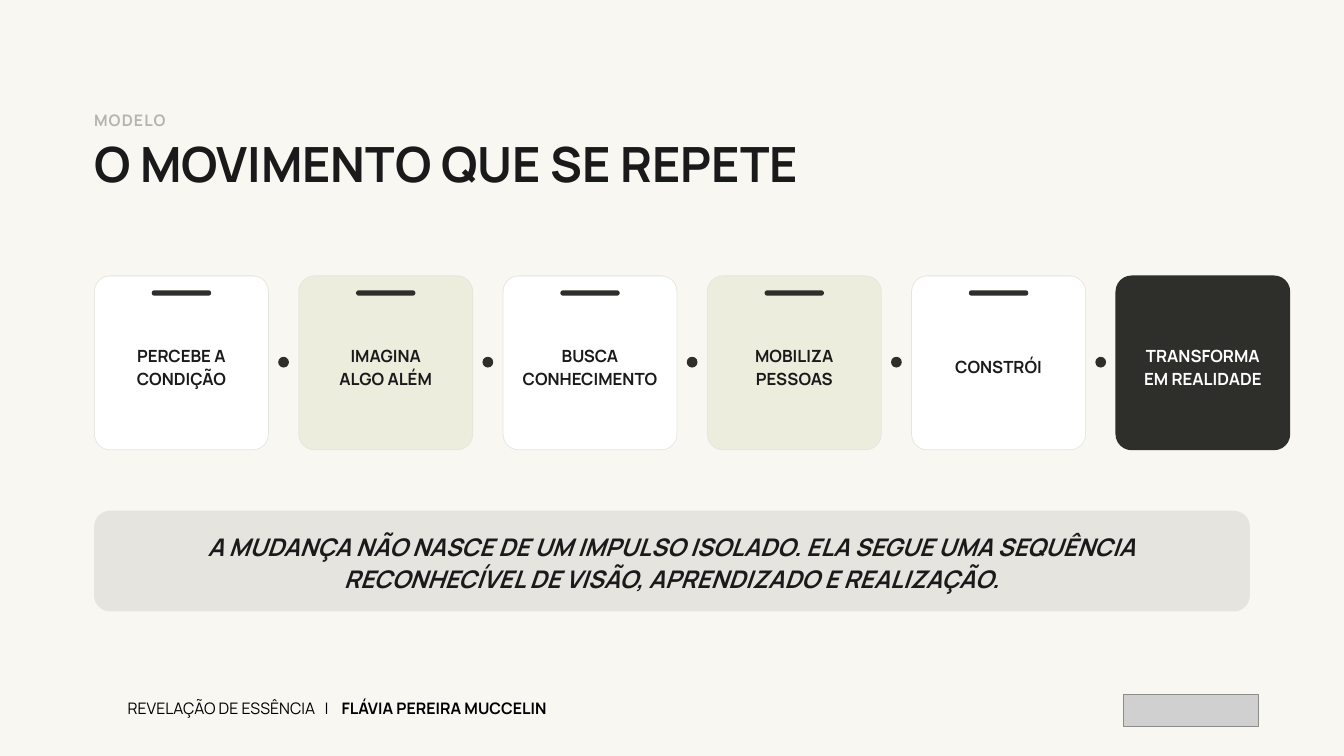
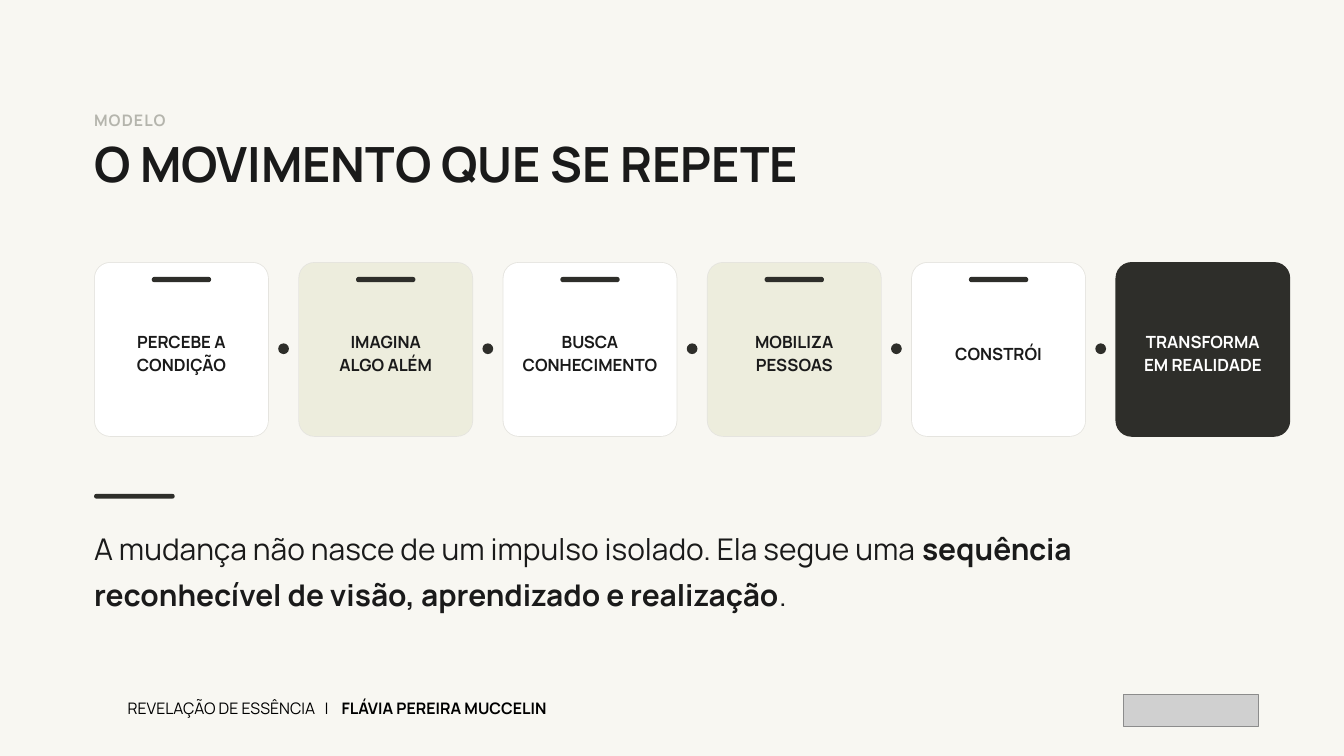
Before and after one commit to kellyalbertkabrand/Apresentacao_Revelacao_de_Essencia, a slide deck: slide 15 of Revelacao-de-Essencia-Flavia-Pereira-Muccelin.pptx (slide 11 before the commit). Drawn at 1344x756 pixels with LibreOffice and Linux fonts; fonts in the diff are those of the drawing; grey boxes stand for pictures. Boxes give left, top, right and bottom in pixels: in the first picture for what was removed or moved away, otherwise in the second. Text is boxed around its words. In the diff, an @@ line names an element or a change of style, - is before the commit and + after.

```diff
--- a/Revelacao-de-Essencia-Flavia-Pereira-Muccelin.pptx
+++ b/Revelacao-de-Essencia-Flavia-Pereira-Muccelin.pptx
@@ 16 rounded rectangles, 6 texts, 5 ellipses: place and size @@
-16 rounded rectangles, 6 texts, 5 ellipses at [94, 276, 1290, 450]
+16 rounded rectangles, 6 texts, 5 ellipses at [94, 262, 1290, 437]
@@ rounded rectangle added at [94, 494, 175, 499], fill #2E2E2A @@
@@ text at [94, 537, 1072, 613]: text changed; size 26 to 32 pt; italic off @@
-A MUDANÇA NÃO NASCE DE UM IMPULSO ISOLADO. ELA SEGUE UMA SEQUÊNCIA RECONHECÍVEL DE VISÃO, APRENDIZADO E REALIZAÇÃO.
+A mudança não nasce de um impulso isolado. Ela segue uma sequência reconhecível de visão, aprendizado e realização.
@@ text "A mudança não nasce de ..." at [94, 537, 1072, 613]: vertical alignment middle to top @@
@@ rounded rectangle removed at [94, 511, 1250, 612] @@
```
Also in this commit, not shown: 16 other slides changed, 7 slides added, 1 other file.
